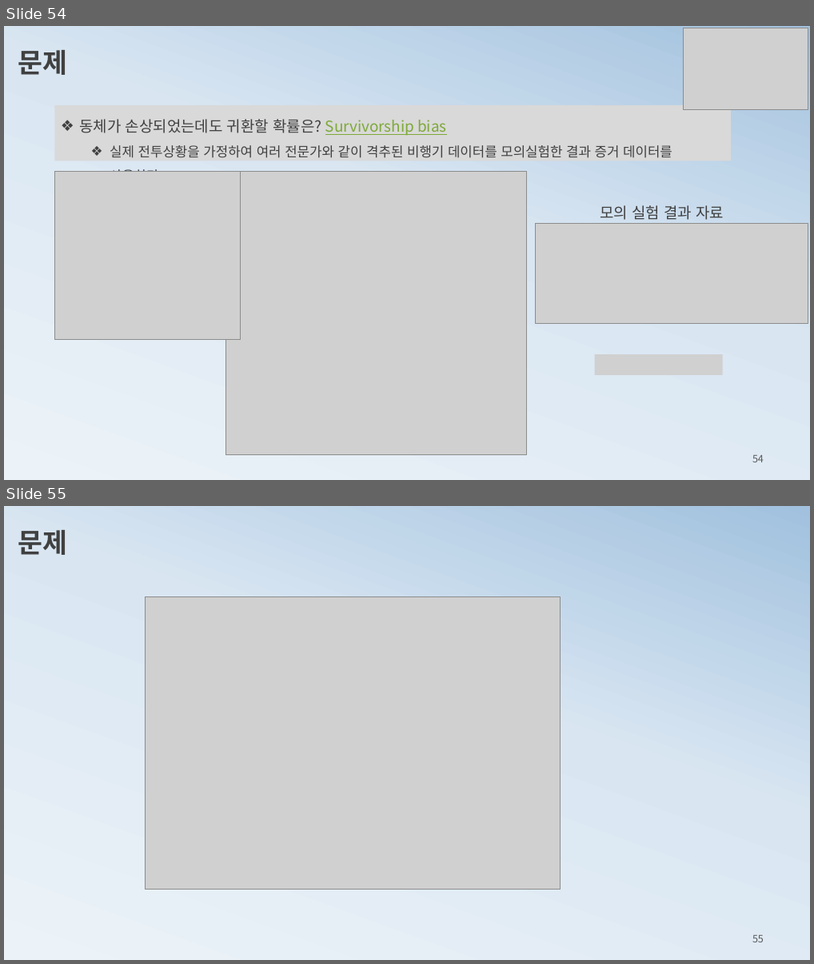
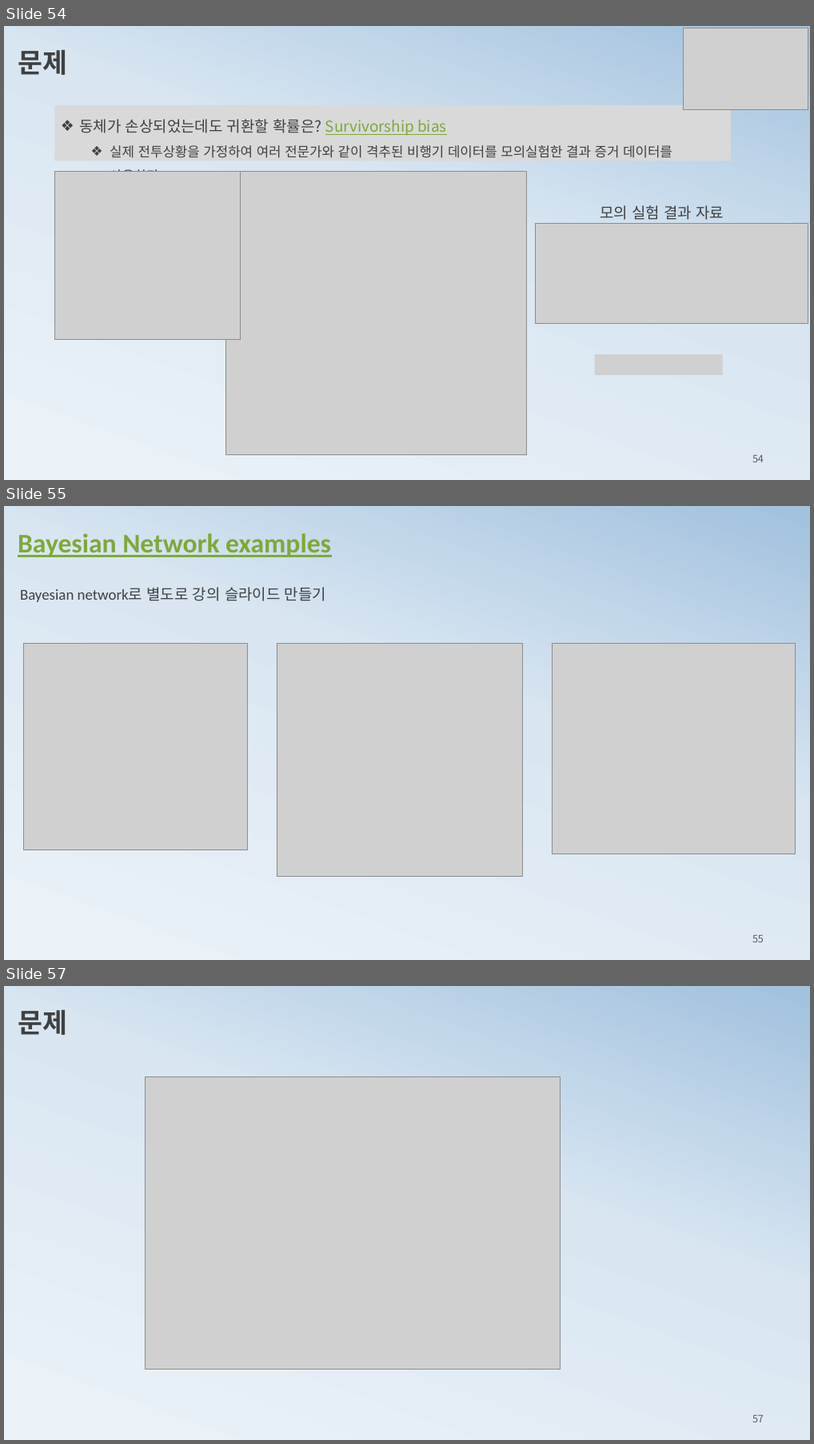
Before and after one commit to ancestor9/mathematics-for-machine-learning, a slide deck: 3_probability theory for machine learning.pptx. Shown one above the other, each under a label of ours: slides 54 and 55 before the commit, slides 54, 55 and 57 after it; the slides between them are not shown. The pictures are 814x964 and 814x1444 pixels, drawn with LibreOffice and Linux fonts; fonts in the diff are those of the drawing; grey boxes stand for pictures. Boxes give left, top, right and bottom in pixels: in the first picture for what was removed or moved away, otherwise in the second. Text is boxed around its words. In the diff, an @@ line names an element or a change of style, - is before the commit and + after.

```diff
--- a/3_probability theory for machine learning.pptx
+++ b/3_probability theory for machine learning.pptx
@@ slide 55 added at box(4, 506, 810, 960), background gradient #ECF3F8 to #D9E6F2 to #A1C1DE @@
@@ text added at box(18, 533, 331, 557), 32 pt, text #7EA939, bold, underline @@
+Bayesian Network examples
@@ text added at box(20, 587, 326, 602), 18 pt, text #404040 @@
+Bayesian network로 별도로 강의 슬라이드 만들기
@@ picture added at box(23, 644, 247, 850) @@
@@ picture added at box(277, 644, 523, 876) @@
@@ picture added at box(553, 644, 795, 853) @@
@@ page number added at box(753, 935, 764, 942), 12 pt, text #595959 @@
+55
@@ what was slide 55 is now slide 57 @@
@@ page number at box(753, 1415, 764, 1422): text changed @@
-55
+57
```
Also in this commit, not shown: 1 other slide added.
